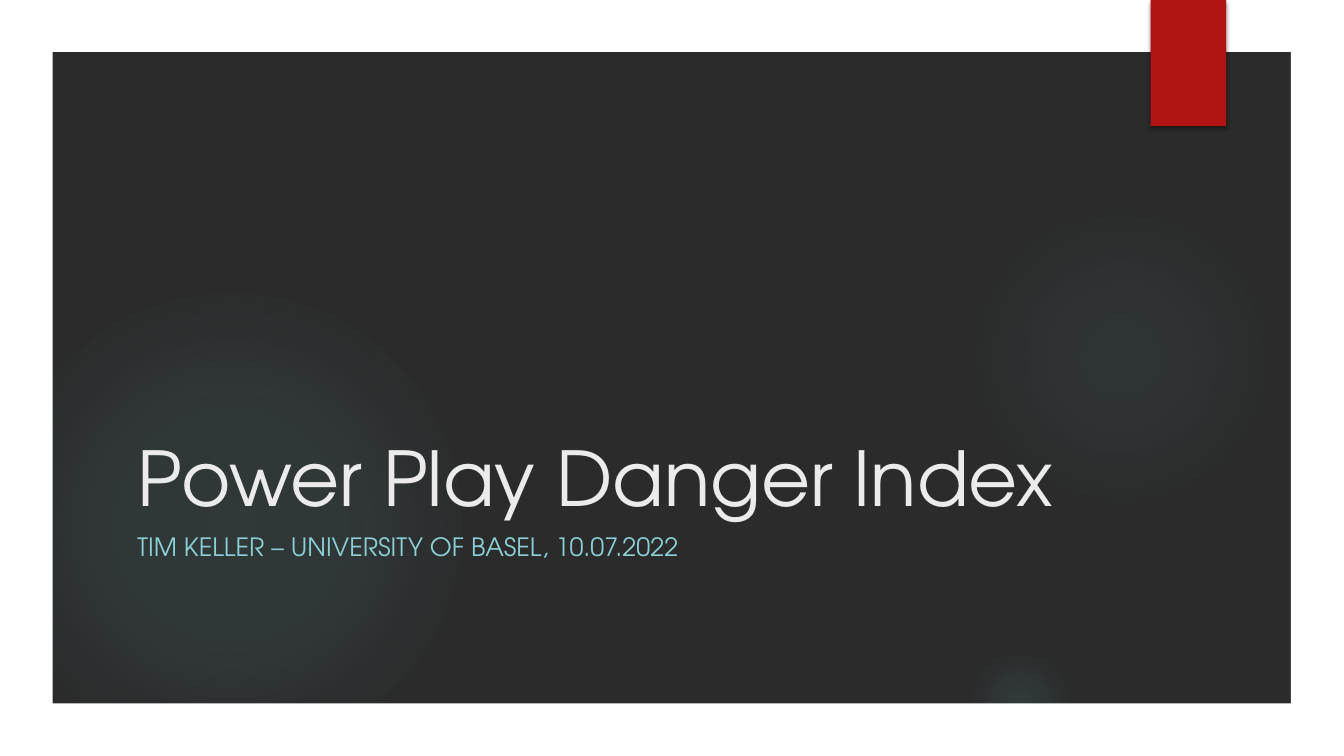
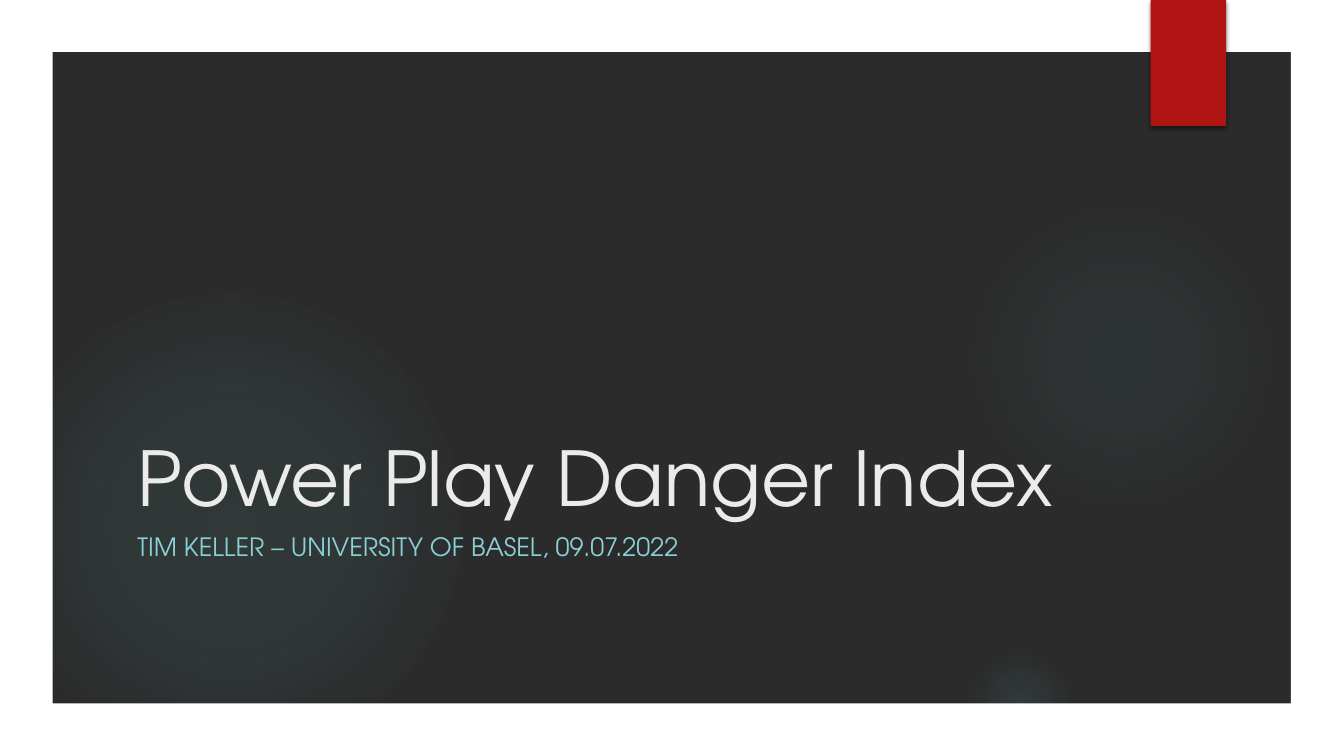
Before and after one commit to TK5-Tim/Big-Data-Cup, a slide deck: slide 1 of 2022/whkyhac2022/pres-whkyhac.pptx. Drawn at 1344x756 pixels with LibreOffice and Linux fonts; fonts in the diff are those of the drawing; background and template pictures are left out; a plain dark background stands for a picture behind light text. Boxes give left, top, right and bottom in pixels: in the first picture for what was removed or moved away, otherwise in the second. Text is boxed around its words. In the diff, an @@ line names an element or a change of style, - is before the commit and + after.

```diff
--- a/2022/whkyhac2022/pres-whkyhac.pptx
+++ b/2022/whkyhac2022/pres-whkyhac.pptx
@@ subtitle at [137,537,679,558]: text changed @@
-TIM KELLER – UNIVERSITY OF BASEL, 10.07.2022
+TIM KELLER – UNIVERSITY OF BASEL, 09.07.2022
```
Also in this commit, not shown: 2 other files.
